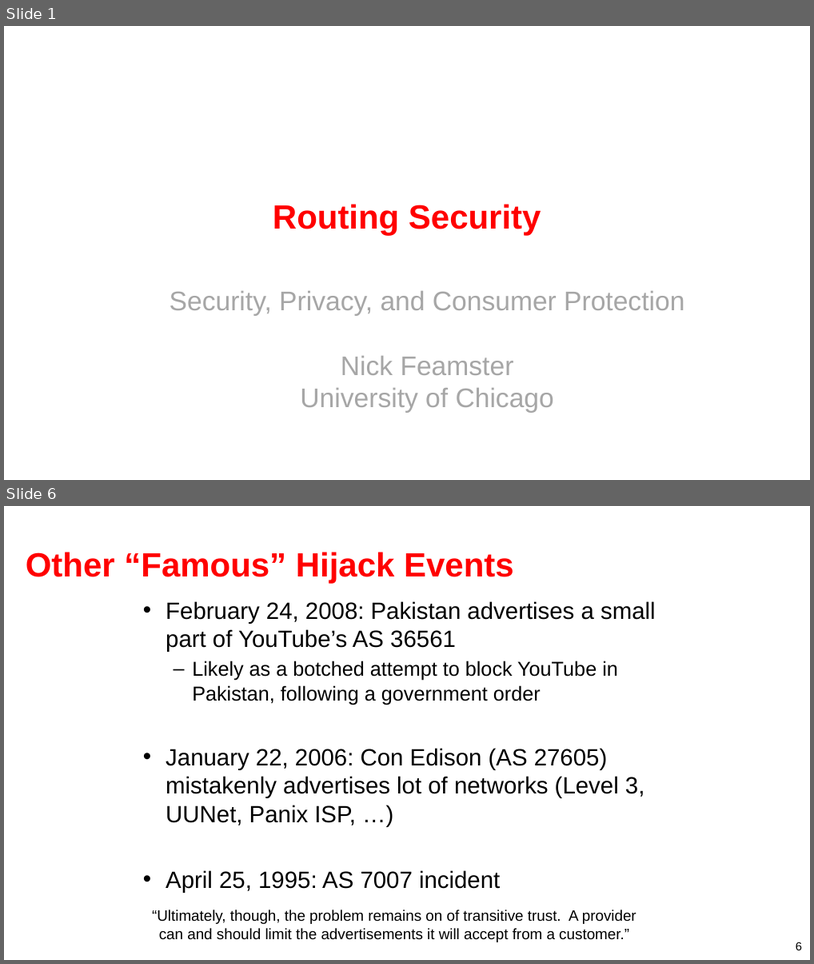
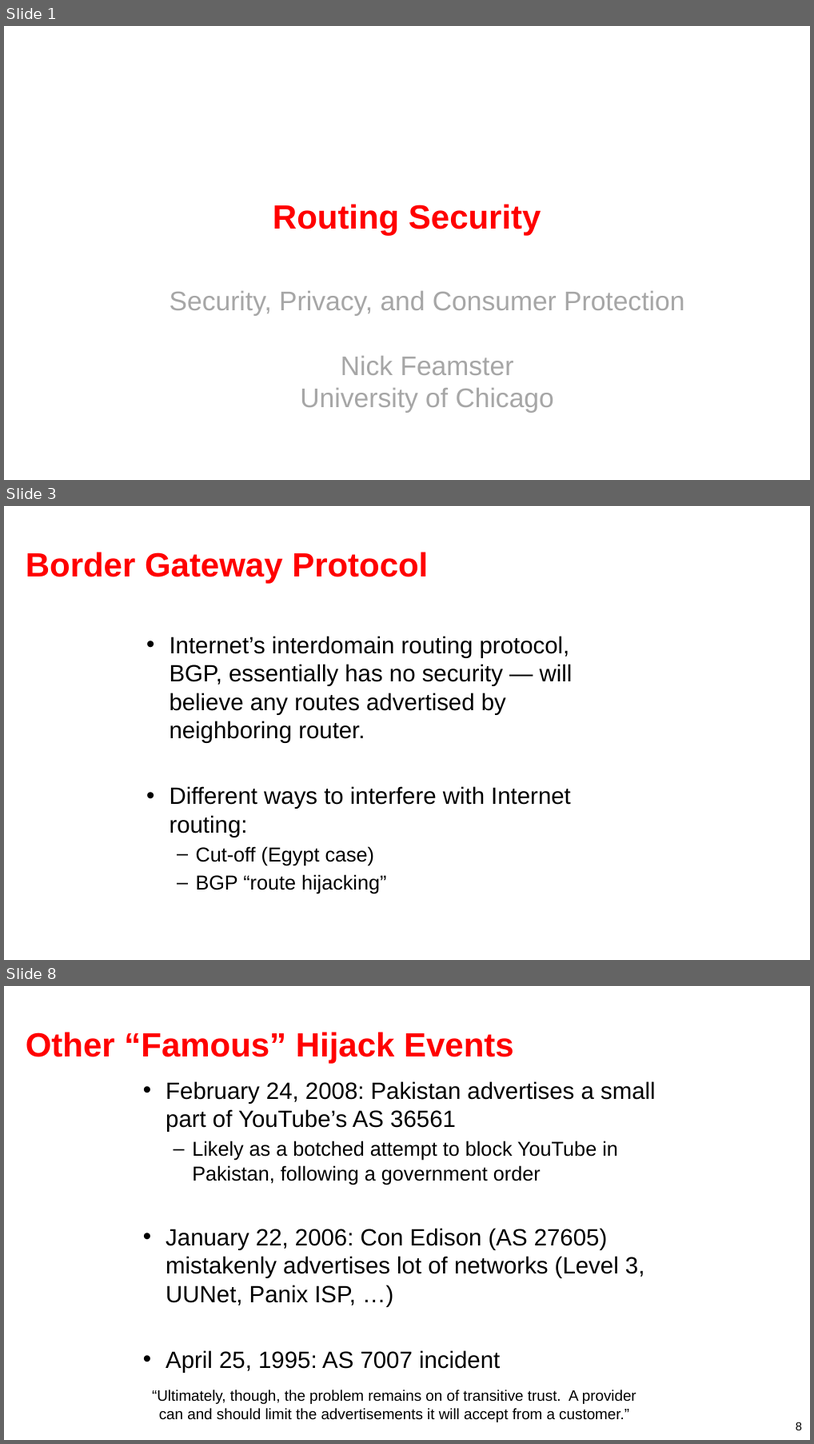
Before and after one commit to noise-lab/security-course, a slide deck: docs/slides/06-Routing.pptx. Shown one above the other, each under a label of ours: slides 1 and 6 before the commit, slides 1, 3 and 8 after it; the slides between them are not shown. The pictures are 814x964 and 814x1444 pixels, drawn with LibreOffice and Linux fonts; fonts in the diff are those of the drawing. Boxes give left, top, right and bottom in pixels: in the first picture for what was removed or moved away, otherwise in the second. Text is boxed around its words. In the diff, an @@ line names an element or a change of style, - is before the commit and + after.

Commit message:
Update routing security slides

```diff
--- a/docs/slides/06-Routing.pptx
+++ b/docs/slides/06-Routing.pptx
@@ slide 3 added at (4, 506, 810, 960), background #FFFFFF @@
@@ title added at (26, 552, 428, 583), 30 pt, text #FF0000, bold @@
+Border Gateway Protocol
@@ text added at (170, 636, 573, 894), 21 pt, text #000000 @@
+• Internet’s interdomain routing protocol, BGP, essentially has no security — will believe any routes advertised by neighboring router.
+• Different ways to interfere with Internet routing:
+  – Cut-off (Egypt case)
+  – BGP “route hijacking”
@@ what was slide 6 is now slide 8 @@
@@ page number at (796, 1421, 802, 1430): text changed @@
-6
+8
```
Also in this commit, not shown: 6 other slides added, 1 slide removed.
